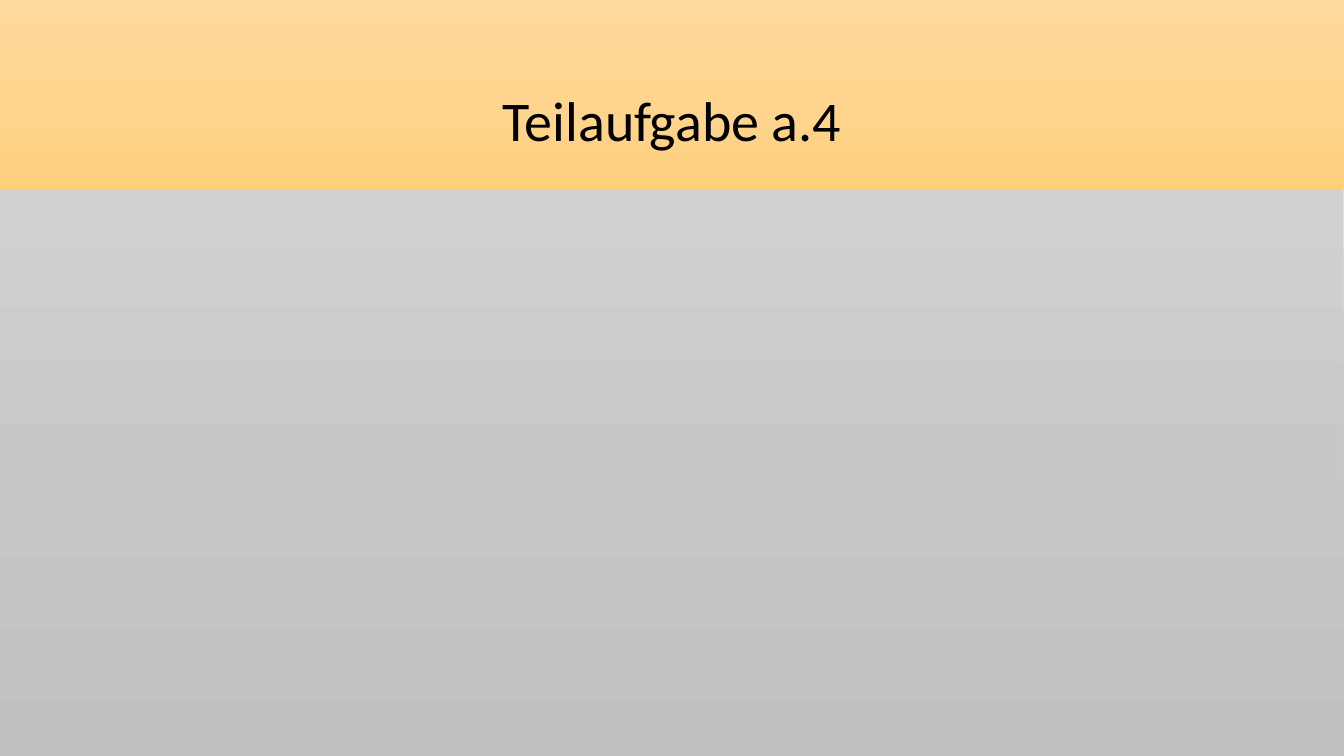
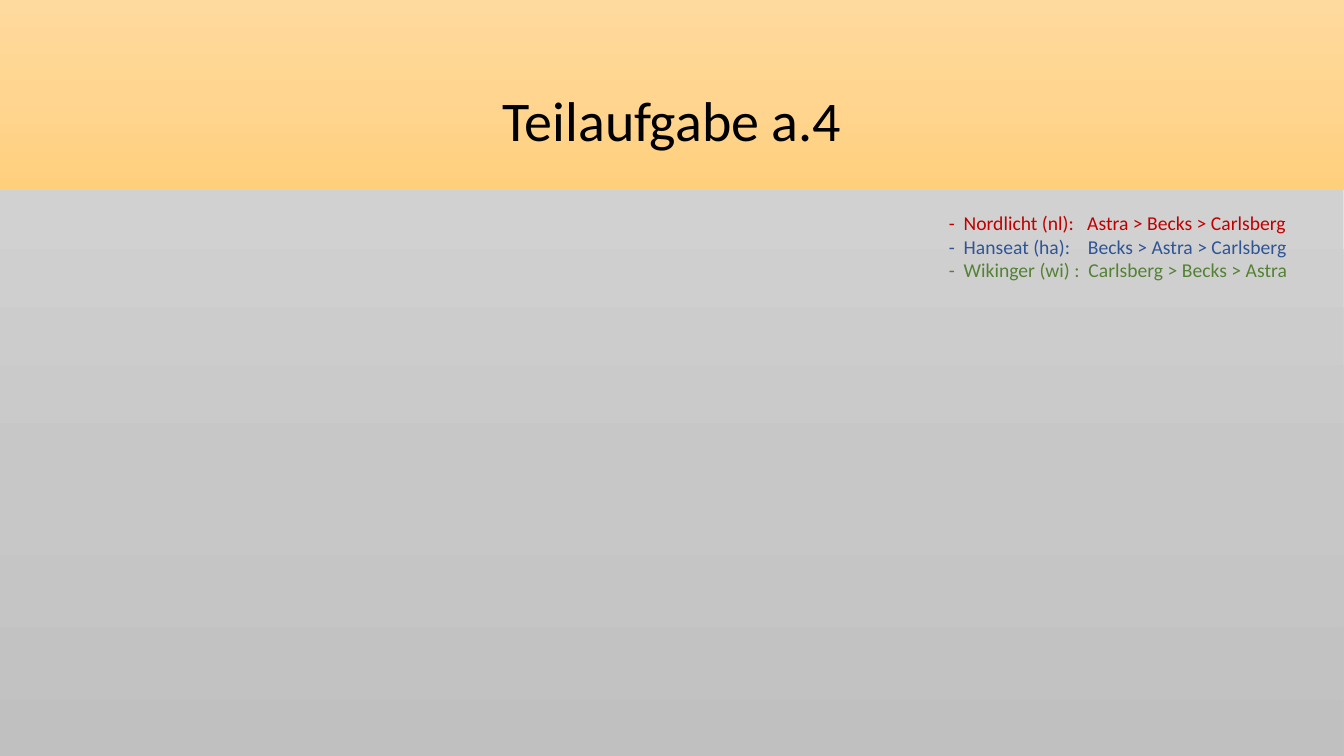
Before and after one commit to dtbinh/ws-1516-group-02, a slide deck: slide 11 of Blatt-09/Präsentation Aufgabe 09.pptx. Drawn at 1344x756 pixels with LibreOffice and Linux fonts; fonts in the diff are those of the drawing; grey boxes stand for pictures. Boxes give left, top, right and bottom in pixels: in the first picture for what was removed or moved away, otherwise in the second. Text is boxed around its words. In the diff, an @@ line names an element or a change of style, - is before the commit and + after.

```diff
--- a/Blatt-09/Präsentation Aufgabe 09.pptx
+++ b/Blatt-09/Präsentation Aufgabe 09.pptx
@@ text added at [964,216,1287,281], 14 pt, text #C00000 @@
+  - Nordlicht (nl): Astra > Becks > Carlsberg
+  - Hanseat (ha): Becks > Astra > Carlsberg
+  - Wikinger (wi) : Carlsberg > Becks > Astra
```
Also in this commit, not shown: 2 other slides changed, 1 other file.
